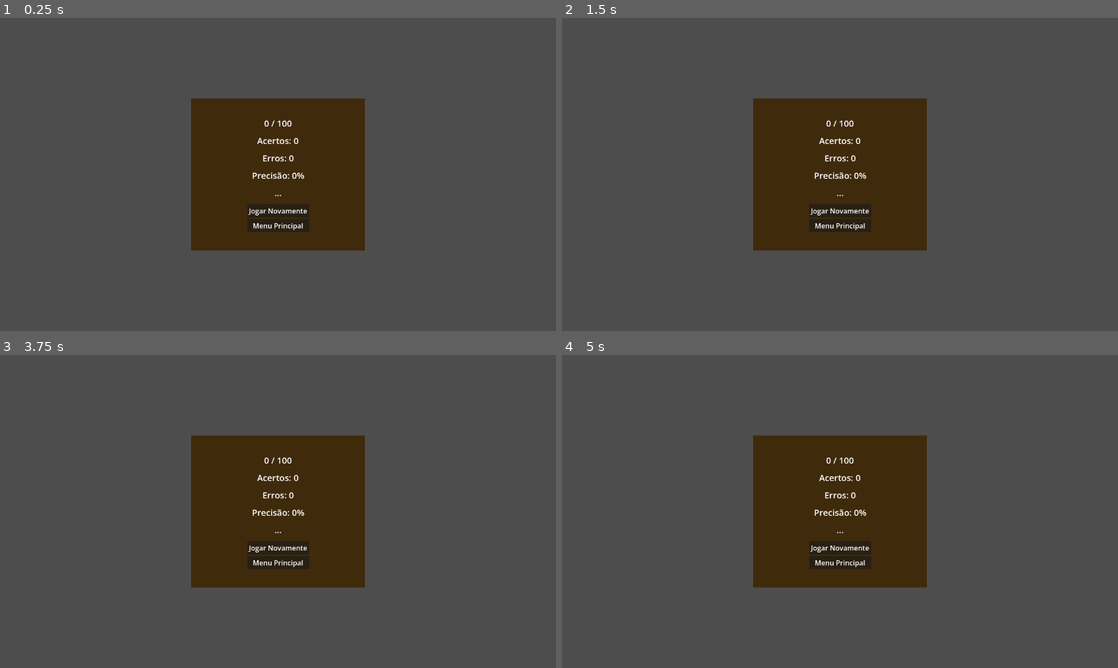
Above: before the commit, frames 1-4 (two rows, left to right).
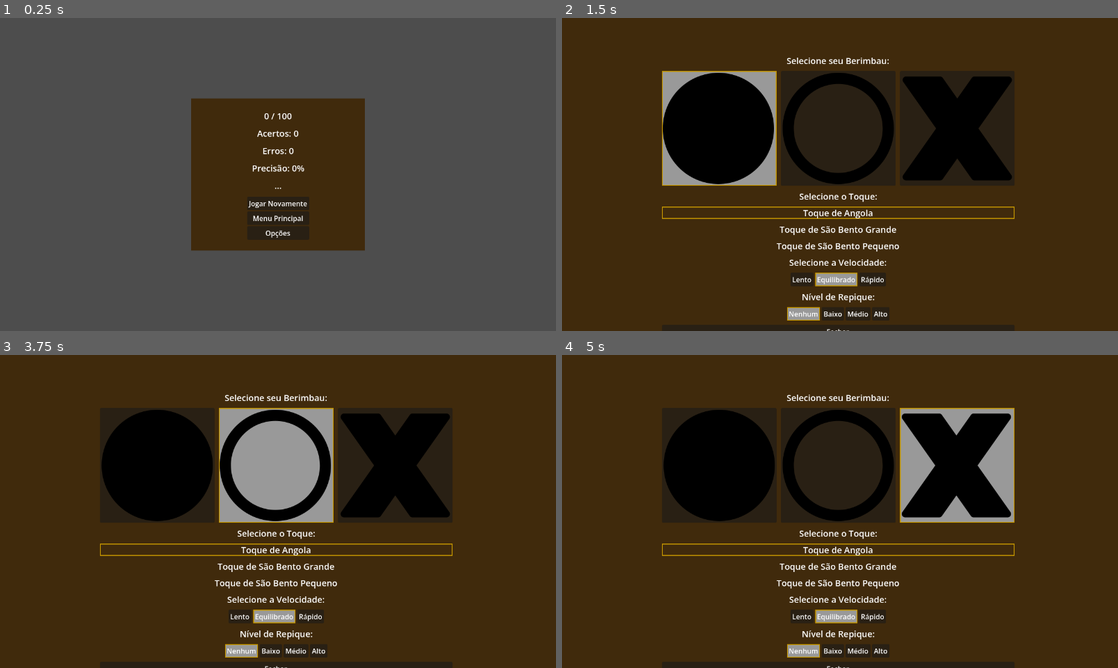
Above: after the commit, the same moments.

Repository: frsbrito/berimbau-3d
Game: Godot game, scene res://scenes/game_over.tscn
Same seed, same stepped clock (60 frames per second), same inputs: the game is played once before the commit and once after it. This scene is started directly instead of the project's main scene.
Inputs (mouse positions are in pixels of both pictures, inside the frame that each line leads up to):
- Up to frame 1 (0.25 s): no input
- Up to frame 2 (1.5 s): click (840, 233) at 0.5 s, where only the run after the commit has a clickable "Opções"; click (840, 212) at 1.25 s, where only the run before the commit has a clickable "Jogar Novamente"
- Up to frame 3 (3.75 s): click (278, 549) at 2 s, where only the run before the commit has a clickable "Jogar Novamente"; click (155, 464) at 2.77 s; click (278, 464) at 3.52 s
- Up to frame 4 (5 s): click (956, 464) at 4.27 s

The runs differ from the first frame. In frame 1, 1.0% of the frame differs, in the area x 44-56%, y 30-71%; in frame 2, 89%; in frame 3, 93%, in the area x 0-100%, y 0-100%; in frame 4, 90%.

Commit message:
Adiciona botão de opções na tela de game over

Diff:
--- a/scenes/game_over.gd
+++ b/scenes/game_over.gd
@@ -45,3 +45,6 @@
 
 func _on_btn_menu_pressed() -> void:
 	get_tree().change_scene_to_file("res://scenes/menu_principal.tscn")
+
+func _on_btn_opcoes_pressed() -> void:
+	get_tree().change_scene_to_file("res://scenes/menu_opcoes_principal.tscn")
--- a/scenes/game_over.tscn
+++ b/scenes/game_over.tscn
@@ -85,5 +85,10 @@
 layout_mode = 2
 text = "Menu Principal"
 
+[node name="BtnOpcoes" type="Button" parent="Panel/MarginContainer/VBoxContainer/VBoxContainer" unique_id=112233445]
+layout_mode = 2
+text = "Opções"
+
 [connection signal="pressed" from="Panel/MarginContainer/VBoxContainer/VBoxContainer/BtnJogarNovamente" to="." method="_on_btn_jogar_novamente_pressed"]
 [connection signal="pressed" from="Panel/MarginContainer/VBoxContainer/VBoxContainer/BtnMenu" to="." method="_on_btn_menu_pressed"]
+[connection signal="pressed" from="Panel/MarginContainer/VBoxContainer/VBoxContainer/BtnOpcoes" to="." method="_on_btn_opcoes_pressed"]
